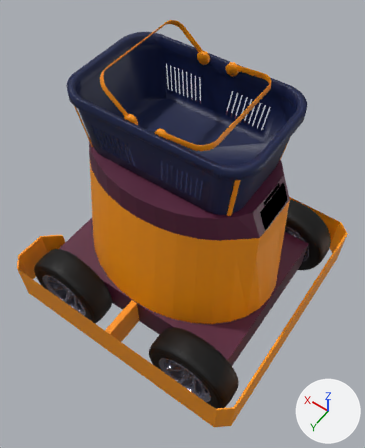
Before and after pictures for a commit that changed the Blender file BasketBotModel.blend.
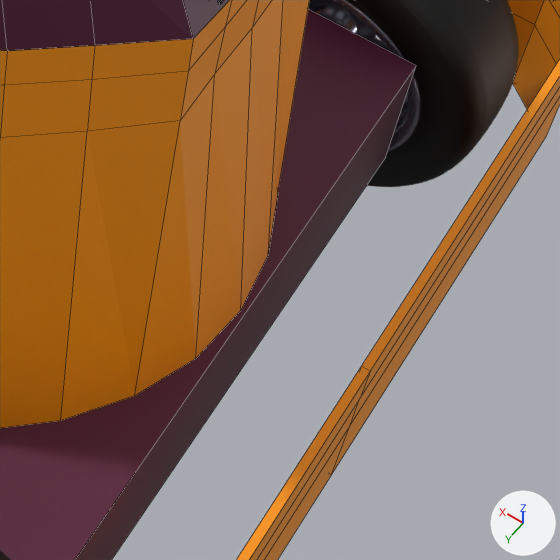
Each version appears first whole from a camera (50 mm lens) standing at (-0.937, 1.32, 2.477) and looking at (-0.056, 0.085, 0.537), and next in a close-up on the part from 59% to 93% of the width and 51% to 79% of the height. Lighting does not change. The marker at lower right points along +X, +Y and +Z. The close-ups show mesh edges as thin lines.

The older version as bpy lines, for what is in view:
```python
me_cube_002 = bpy.data.meshes.new('Cube.002')
me_cube_002.from_pydata(...)  # 72 vertices, 66 faces; spans x -1.0..255.0, y -1.0..0.0, z -1.0..1.0
me_cube_002.materials.append(mat_brand2)  # orange #ff9900
me_cylinder = bpy.data.meshes.new('Cylinder')
me_cylinder.from_pydata(...)  # 128 vertices, 98 faces; spans x -0.32..0.32, y -0.32..0.32, z -0.3..0.301
me_cylinder.materials.append(mat_brand2)  # orange #ff9900
me_wheel_slick = bpy.data.meshes.new('Wheel_slick')
me_wheel_slick.from_pydata(...)  # 960 vertices, 976 faces; spans x -0.0185..0.0185, y -0.0442..0.0442, z -0.0442..0.0442
me_wheel_slick.polygons.foreach_set('use_smooth', [True] * 976)
# faces by material slot: [528, 448]
me_wheel_slick.materials.append(mat_pbr_material)  # grey #868699
me_wheel_slick.materials.append(mat_tire)  # black #131313
ob_body = bpy.data.objects.new('Body', me_cylinder)
ob_body.location = (0.0, 0.0, 0.5)
ob_body.scale = (1.7, 1.31, 1.0)
ob_bumper = bpy.data.objects.new('Bumper', me_cube_002)
ob_bumper.location = (-0.695, 0.0, 0.101)
ob_bumper.scale = (0.00537, 1.19, 0.127)
_m = ob_bumper.modifiers.new('Mirror', 'MIRROR')
_m.use_axis = (False, True, False)
ob_wheel_front_left = bpy.data.objects.new('Wheel_Front_Left', me_wheel_slick)
ob_wheel_front_left.location = (-0.414, -0.503, 0.082)
ob_wheel_front_left.rotation_euler = (0.0, 0.0, 4.712)  # degrees (0, 0, 270)
ob_wheel_front_left.scale = (4.14, 5.29, 5.29)
_m = ob_wheel_front_left.modifiers.new('Subsurf', 'SUBSURF')
_m.levels = 2
# also in view: 'ScreenBody' at (0.005, 0.0, 0.866); 'WheelBase' at (0.0, 0.0, 0.1)
```
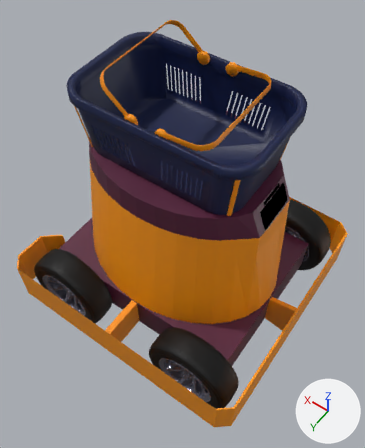
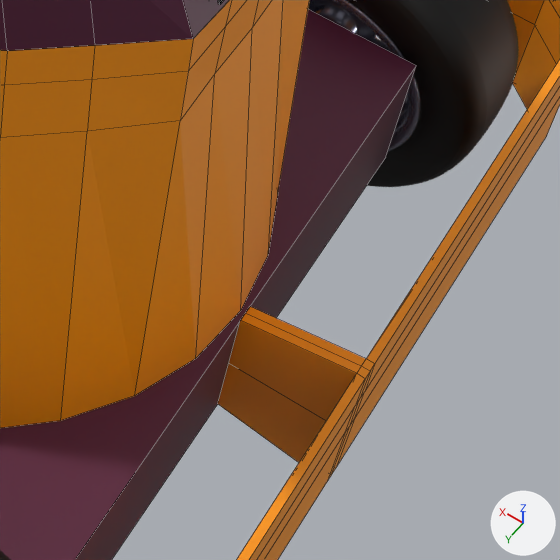
Commit message: feat: added safety bumper pt2

Pixel boxes [x1, y1, x2, y2] of what changed, in the close-ups (560 x 560 px):
'Bumper', reshaped
    before: [236, 0, 560, 560]
    after: [218, 0, 560, 560]

The edits, one by one:
me_cube_002 is used by ob_bumper; location (-0.695, 0.0, 0.101); scale (0.00537, 1.19, 0.127).
me_cube_002 had 72 vertices, 66 faces and spanned x -1.0..255.0, y -1.0..0.0, z -1.0..1.0.
me_cube_002 now has 86 vertices, 80 faces and spans x -1.0..255.0, y -1.0..0.0, z -1.0..1.0.
Part 1, on me_cube_002:
11 faces are deleted.
8 vertices are added at x -1.0..1.0, y 0.0, z -1.0..1.0.
6 new vertices lie (26.0, 0.0, 0.0) away from vertices in x 1.0, y 0.0, z -1.0..1.0.
25 new faces join them.
